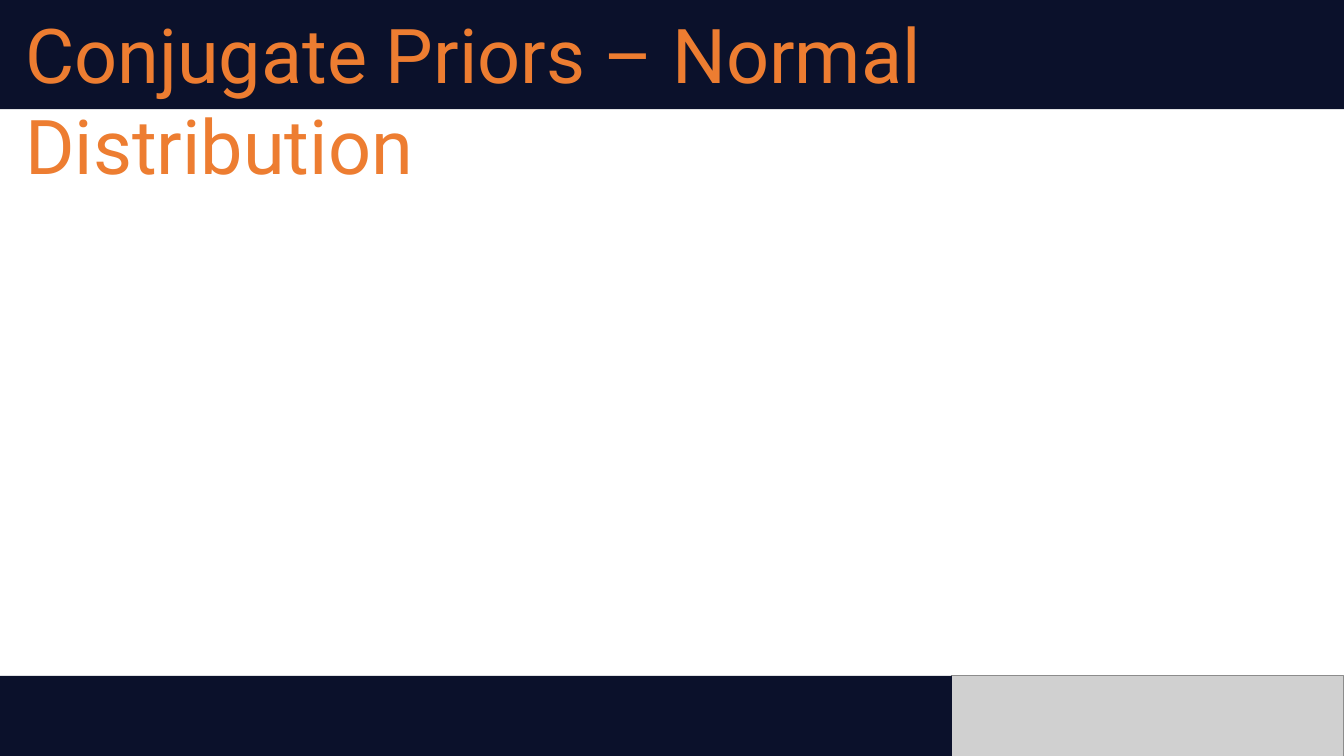
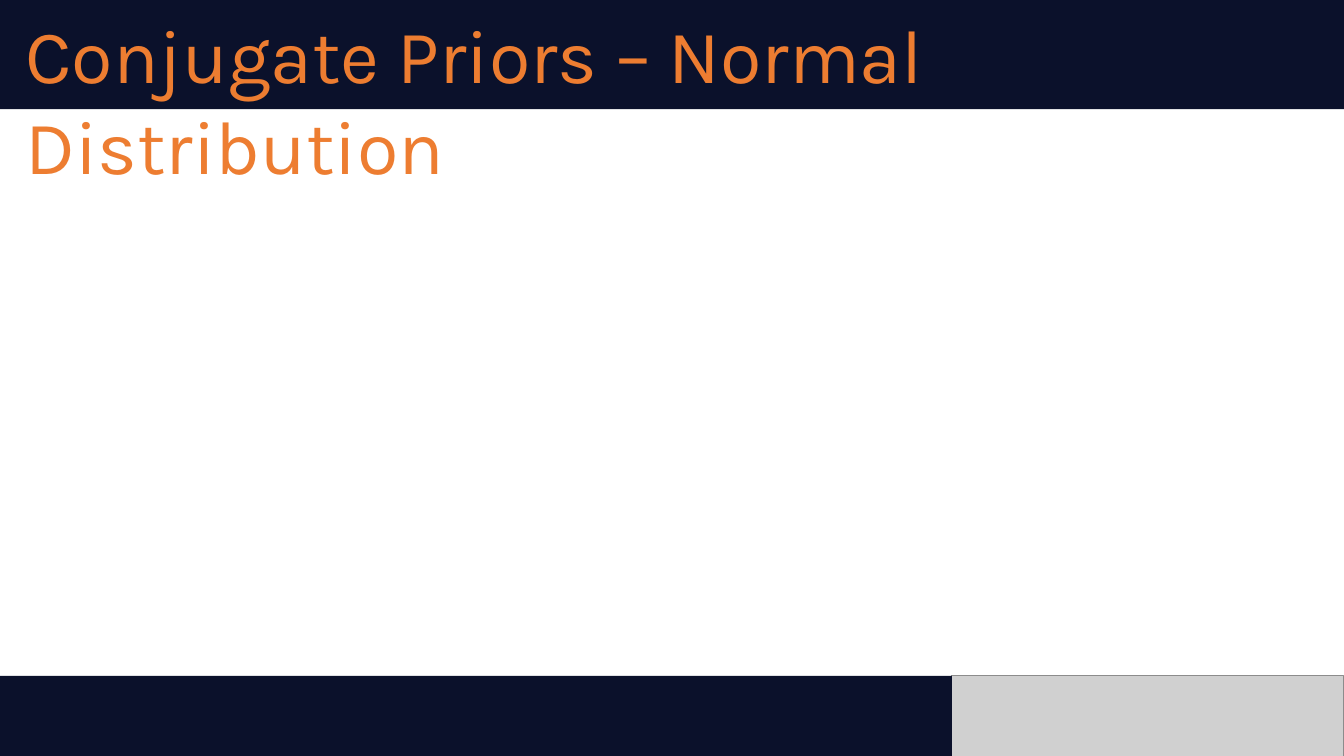
Before and after one commit to abogdan22/ds-6040, a slide deck: slide 8 of slides/module2.pptx (slide 9 before the commit). Drawn at 1344x756 pixels with LibreOffice and Linux fonts; fonts in the diff are those of the drawing; grey boxes stand for pictures. Boxes give left, top, right and bottom in pixels: in the first picture for what was removed or moved away, otherwise in the second. Text is boxed around its words. In the diff, an @@ line names an element or a change of style, - is before the commit and + after.

```diff
--- a/slides/module2.pptx
+++ b/slides/module2.pptx
@@ text "Conjugate Priors – Normal Distribution" at [25, 31, 923, 175]: font Roboto to Karla @@
```
Also in this commit, not shown: 14 other slides changed, 1 slide added, 3 slides removed, 1 other file.
